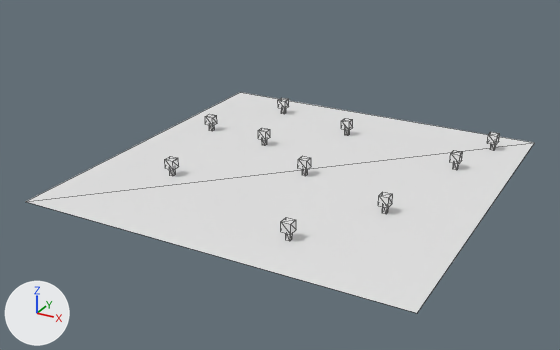
An edit to the glTF model addons/kamran_wali/duniya_skapare/examples/example1/models/set2/s2_4_forest_T.glb, drawn before and after from the same camera.
Rendered twice from a camera (50 mm lens) standing at (-7.27, -3.4, 1.64) and looking at (-9.05, -0.15, 0.01). Every picture has the same lights, and +X, +Y and +Z are marked at lower left. Mesh edges are drawn as thin lines. Vertices at the same position are counted once.

Names of what the first picture shows: 's2_4_forest_T'.
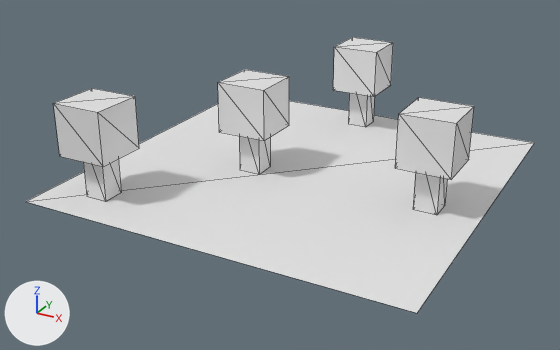
Edits to the bpy script that builds the scene:
```text
Change me_plane_003:
    used by ob_s2_4_forest_t; location = (-9.0, 0.0, 0.0)
    remove me_plane_003.from_pydata(...)  # 164 vertices, 242 faces; spans x -1.0..1.0, y -1.0..1.0, z 0.0..0.09
    add me_plane_003.from_pydata(...)  # 68 vertices, 98 faces; spans x -1.0..1.0, y -1.0..1.0, z 0.0..0.49
    me_plane_003 part 1: a new loose piece, a box spanning x -0.29..-0.17, y -0.17..-0.05, z 0.0..0.36
    me_plane_003 part 2: a new loose piece, a box spanning x -0.36..-0.09, y -0.24..0.03, z 0.23..0.49
    me_plane_003 part 3: a new loose piece, a box spanning x 0.68..0.8, y -0.18..-0.06, z 0.0..0.36
    me_plane_003 part 4: a new loose piece, a box spanning x 0.61..0.88, y -0.25..0.01, z 0.23..0.49
    me_plane_003 part 5: a new loose piece, a box spanning x -0.08..0.04, y 0.77..0.89, z 0.0..0.36
    me_plane_003 part 6: a new loose piece, a box spanning x -0.15..0.12, y 0.69..0.96, z 0.23..0.49
    me_plane_003 part 7: a new loose piece, a box spanning x -0.77..-0.65, y -0.82..-0.7, z 0.0..0.36
    me_plane_003 part 8: a new loose piece, a box spanning x -0.85..-0.58, y -0.89..-0.62, z 0.23..0.49
    me_plane_003 part 9: 20 loose pieces with 160 vertices, spanning x -0.78..0.84, y -0.75..0.8, z 0.0..0.09, are deleted
```

Location of each change, [x1, y1, x2, y2] in pixels of the pictures (560 x 350 px):
's2_4_forest_T', reshaped (25% taller)
    before: [25, 92, 534, 313]
    after: [25, 37, 534, 313]
part 1 of me_plane_003, added
    after: [239, 136, 270, 174]
part 2 of me_plane_003, added
    after: [218, 70, 289, 141]
part 3 of me_plane_003, added
    after: [413, 172, 447, 215]
part 4 of me_plane_003, added
    after: [395, 98, 474, 180]
part 5 of me_plane_003, added
    after: [348, 93, 375, 127]
part 6 of me_plane_003, added
    after: [333, 37, 393, 97]
part 7 of me_plane_003, added
    after: [83, 160, 121, 202]
part 8 of me_plane_003, added
    after: [53, 88, 139, 167]
part 9 of me_plane_003, deleted
    before: [165, 98, 500, 241]
